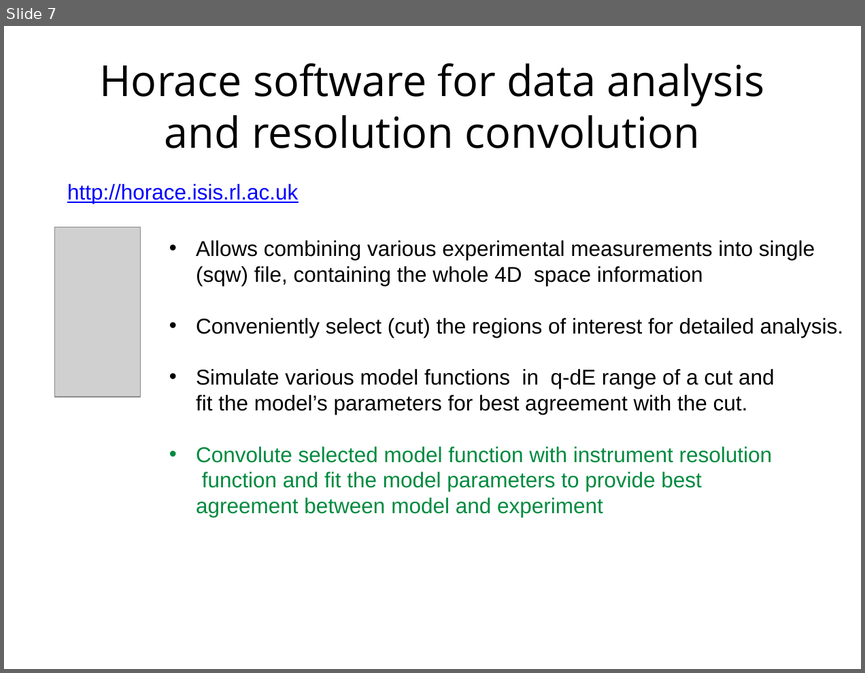
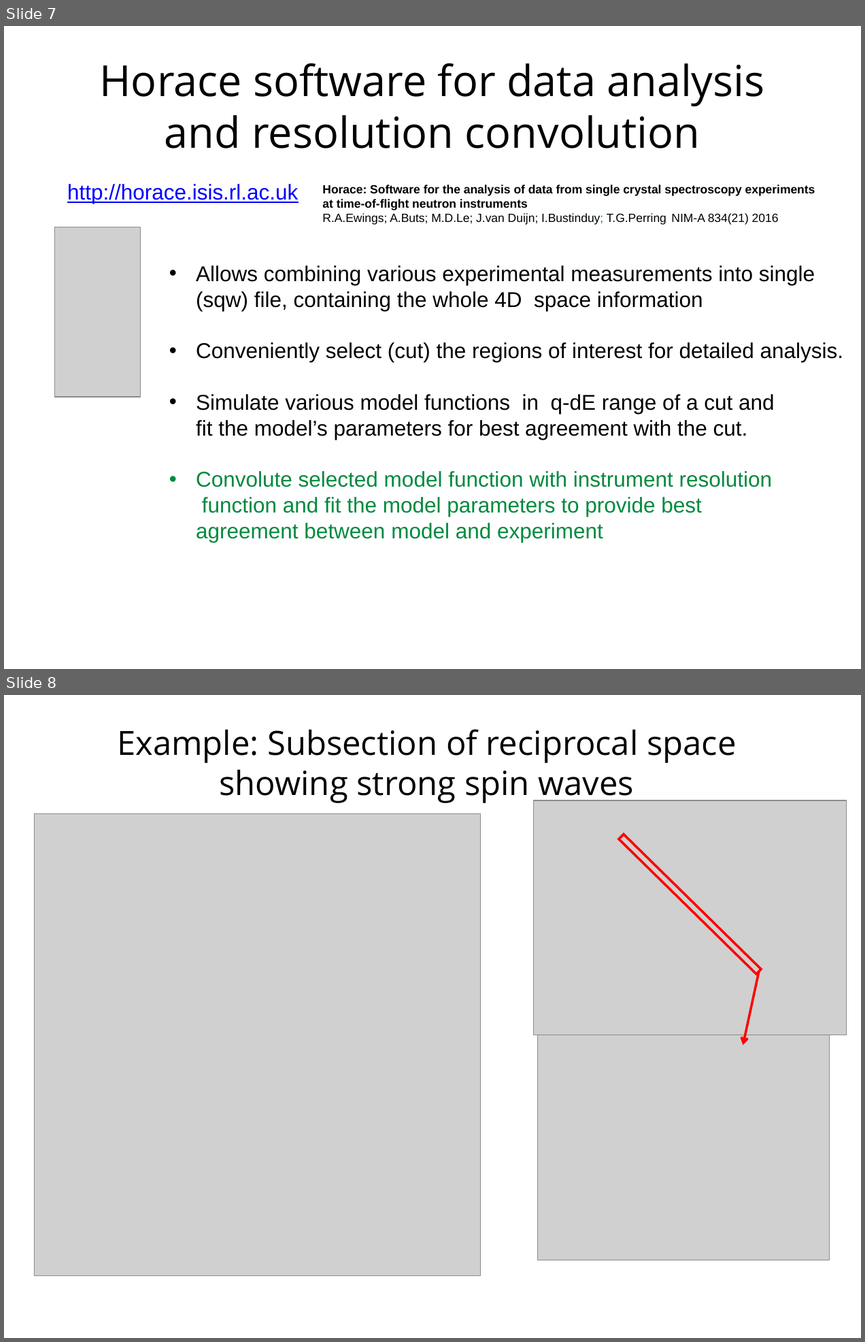
Before and after one commit to abuts/Fe, a slide deck: June2017/Icns2017/ICNS2017.ppt. Shown one above the other, each under a label of ours: slide 7 before the commit, slides 7 and 8 after it. The pictures are 865x673 and 865x1342 pixels, drawn with LibreOffice and Linux fonts; fonts in the diff are those of the drawing; grey boxes stand for pictures; background and template pictures are left out. Boxes give left, top, right and bottom in pixels: in the first picture for what was removed or moved away, otherwise in the second. Text is boxed around its words. In the diff, an @@ line names an element or a change of style, - is before the commit and + after.

```diff
--- a/June2017/Icns2017/ICNS2017.ppt
+++ b/June2017/Icns2017/ICNS2017.ppt
@@ slide 8 added at bbox=[4, 695, 861, 1338], background #FFFFFF @@
@@ title added at bbox=[117, 729, 736, 804], 28 pt, text #000000 @@
+Example: Subsection of reciprocal space showing strong spin waves
@@ picture added at bbox=[34, 814, 481, 1276] @@
@@ picture added at bbox=[534, 800, 847, 1034] @@
@@ rectangle added at bbox=[619, 834, 761, 974], outline #FF0000 2.01 pt @@
@@ arrow added from (759, 972) to (742, 1045), #FF0000 2.01 pt @@
@@ picture added at bbox=[537, 1006, 829, 1259] @@
@@ slide 7 changed as well @@
@@ text added at bbox=[322, 184, 815, 225], 10 pt, text #000000, bold @@
+Horace: Software for the analysis of data from single crystal spectroscopy experiments at time-of-flight neutron instruments
+R.A.Ewings; A.Buts; M.D.Le; J.van Duijn; I.Bustinduy; T.G.Perring NIM-A 834(21) 2016
@@ text "Allows combining various experimental measurements ...": place and size @@
-text "Allows combining various experimental measurements ..." at bbox=[196, 240, 843, 517]
+text "Allows combining various experimental measurements ..." at bbox=[196, 265, 843, 542]
```
Also in this commit, not shown: 6 other slides changed, 4 other slides added, 6 slides removed, 4 other files.
